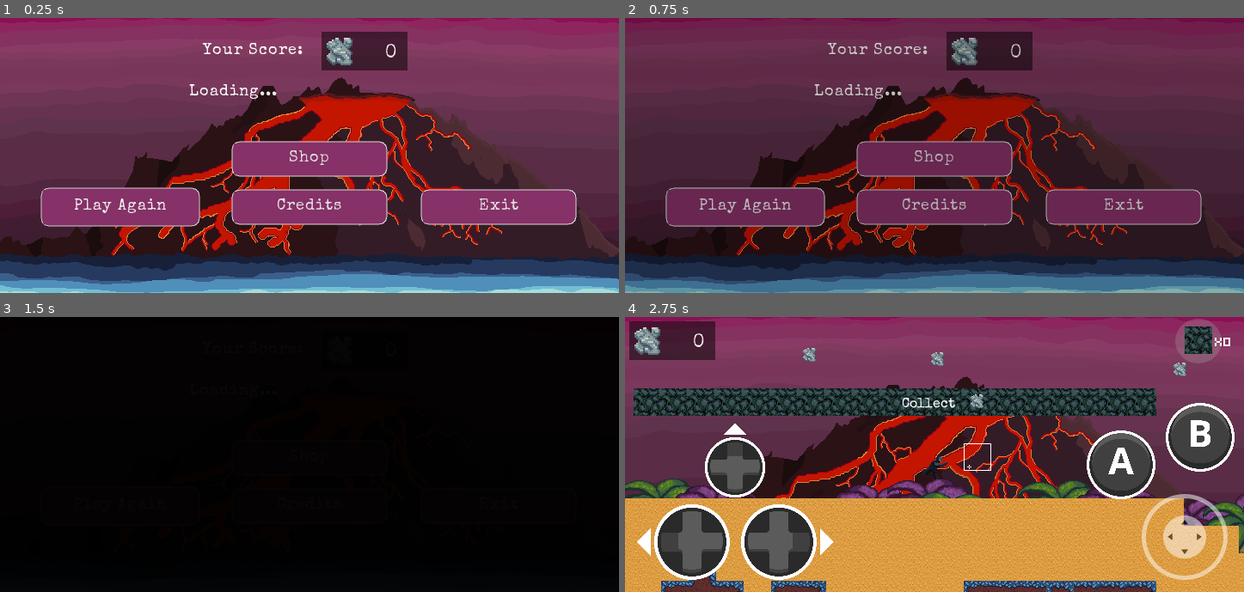
Above: before the commit, frames 1-4 (two rows, left to right).
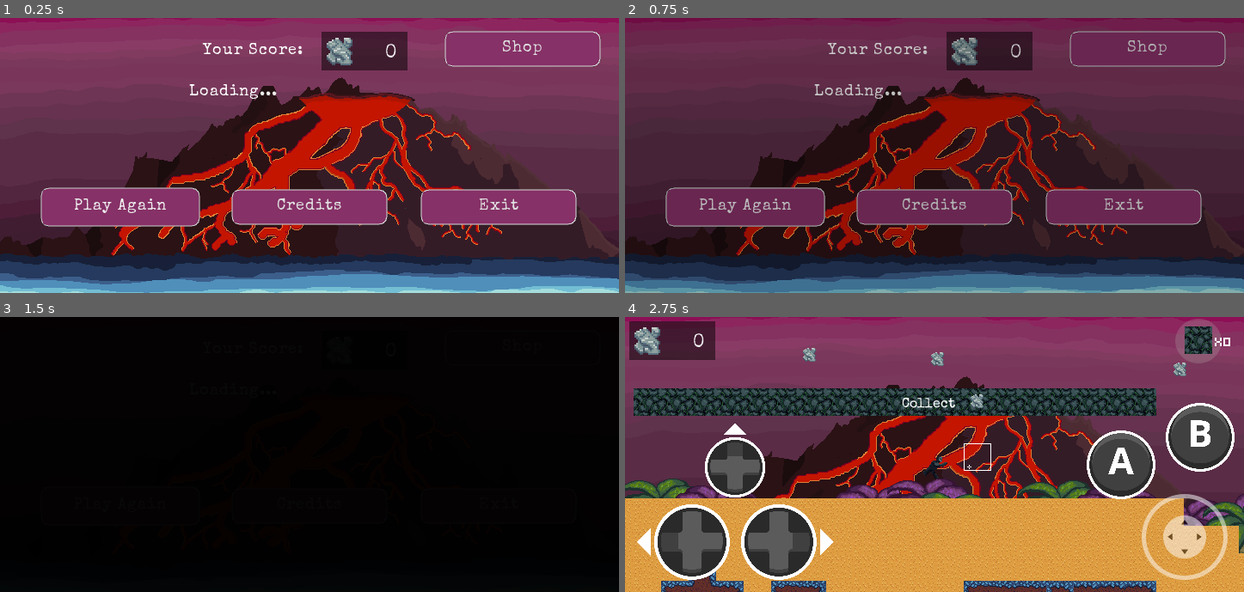
Above: after the commit, the same moments.

Repository: HaywardMorihara/SurviveTheIsland
Game: Godot game, scene res://src/UserInterface/GameOver.tscn
The game is run twice, just before and just after one commit, with the same random seed, the same clock (stepped at 60 frames per second) and the same inputs. This scene is started directly instead of the project's main scene. Sound files missing from this copy of the repository are replaced by a short silence.
Inputs (mouse positions are in pixels of both pictures, inside the frame that each line leads up to):
- Up to frame 1 (0.25 s): no input
- Up to frame 2 (0.75 s): click "Play Again" at 0.5 s
- Up to frame 3 (1.5 s): click "Play Again" at 1.25 s
- Up to frame 4 (2.75 s): move the mouse to (1070, 440) at 2.02 s; hold D (move_right) from 2.03 s (still down); tap Mouse wheel down (cycle_block_type_down) at 2.1 s; click (1070, 440) at 2.17 s; tap W (jump) at 2.27 s

The runs differ from the first frame. In frame 1, 3.7% of the frame differs, in the area x 37-98%, y 4-58%; in frame 2, 3.7%; in frame 3, less than 0.1%; in frame 4, nothing differs.

Commit message:
Move Shop Button

Diff:
--- a/src/UserInterface/GameOver.tscn
+++ b/src/UserInterface/GameOver.tscn
@@ -111,10 +111,10 @@
 expand_icon = true
 
 [node name="Shop" type="Button" parent="."]
-margin_left = 270.0
-margin_top = 144.0
-margin_right = 450.0
-margin_bottom = 184.0
+margin_left = 518.0
+margin_top = 16.0
+margin_right = 698.0
+margin_bottom = 56.0
 focus_neighbour_left = NodePath("../Play")
 focus_neighbour_right = NodePath("../Exit")
 theme = ExtResource( 4 )
